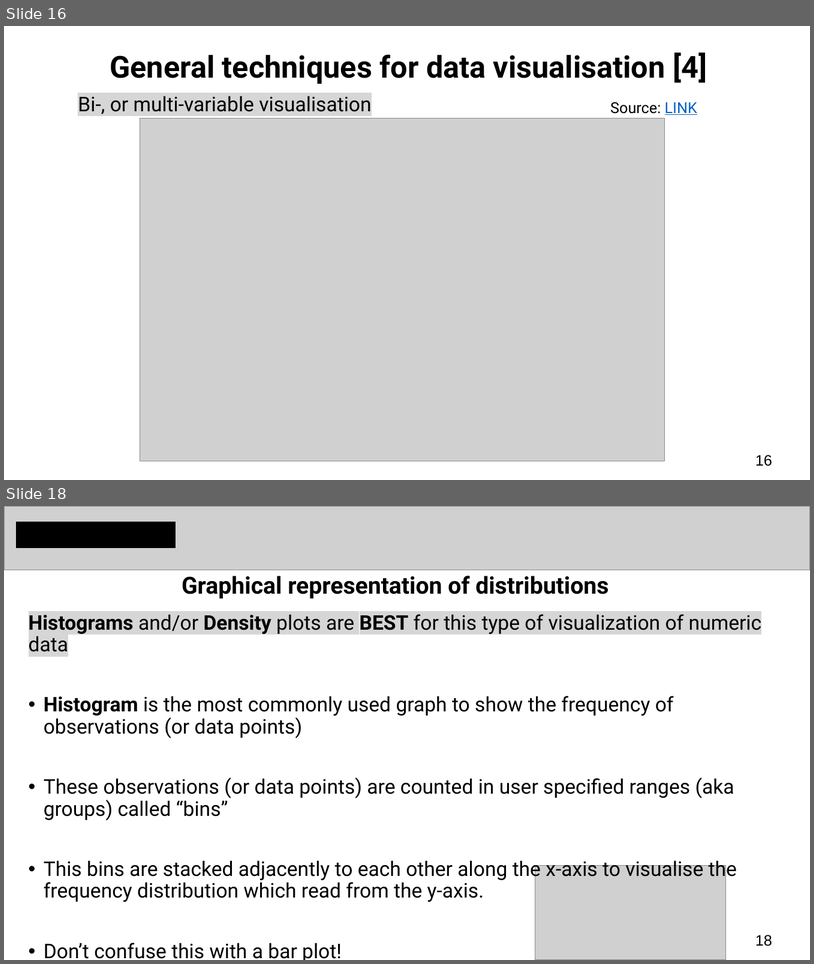
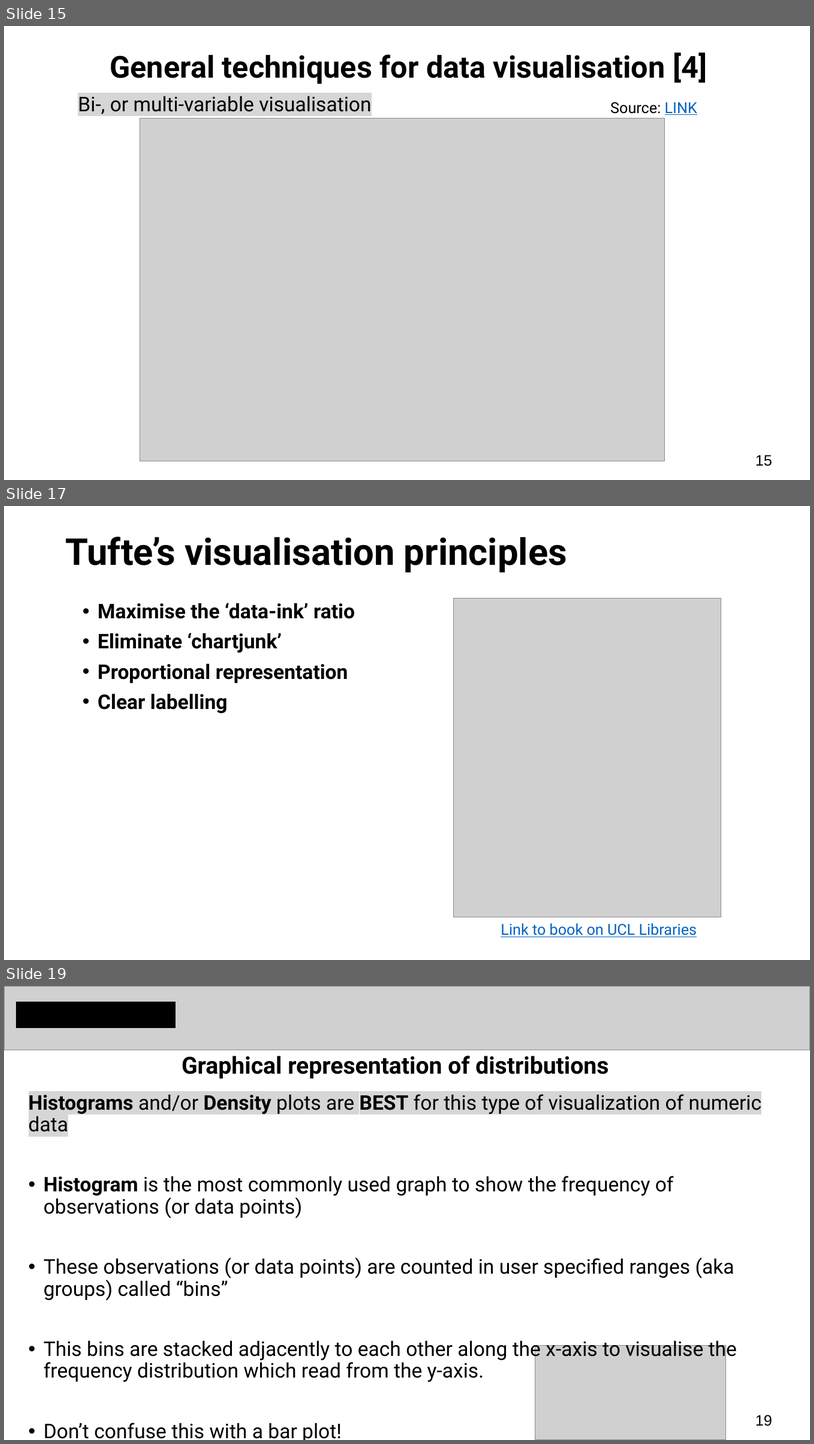
Before and after one commit to ucl-pols8-2526/POLS0008, a slide deck: Lecture_notes_ppts/POLS0008-2025-26 Week 3 Examining Data II.pptx. Shown one above the other, each under a label of ours: slides 16 and 18 before the commit, slides 15, 17 and 19 after it; the slides between them are not shown. The pictures are 814x964 and 814x1444 pixels, drawn with LibreOffice and Linux fonts; fonts in the diff are those of the drawing; grey boxes stand for pictures. Boxes give left, top, right and bottom in pixels: in the first picture for what was removed or moved away, otherwise in the second. Text is boxed around its words. In the diff, an @@ line names an element or a change of style, - is before the commit and + after.

```diff
--- a/Lecture_notes_ppts/POLS0008-2025-26 Week 3 Examining Data II.pptx
+++ b/Lecture_notes_ppts/POLS0008-2025-26 Week 3 Examining Data II.pptx
@@ slide 17 added at (4, 506, 810, 960), background #FFFFFF @@
@@ title added at (65, 537, 567, 573), 44 pt, text #000000, bold @@
+Tufte’s visualisation principles
@@ text added at (98, 603, 355, 713), 24 pt, text #000000, bold @@
+• Maximise the ‘data-ink’ ratio
+• Eliminate ‘chartjunk’
+• Proportional representation
+• Clear labelling
@@ picture added at (454, 598, 722, 917) @@
@@ text added at (501, 923, 698, 937), 18 pt, text #0563C1, underline @@
+Link to book on UCL Libraries
@@ what was slide 16 is now slide 15 @@
@@ page number at (756, 454, 773, 466): text changed @@
-16
+15
@@ what was slide 18 is now slide 19 @@
@@ page number at (756, 1414, 773, 1426): text changed @@
-18
+19
```
Also in this commit, not shown: 7 slides changed, 1 other slide added, 1 slide removed, 1 other file.
